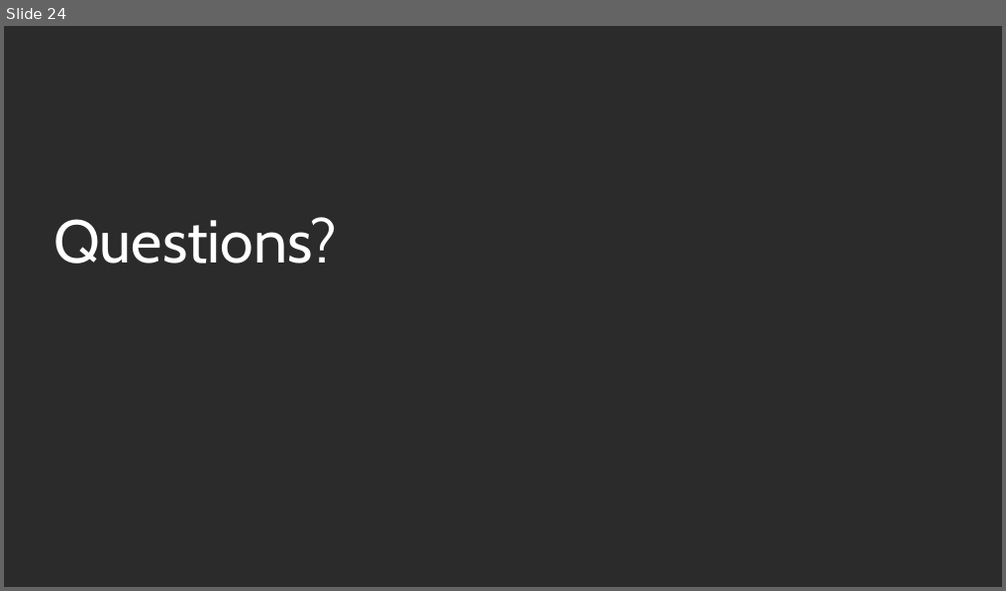
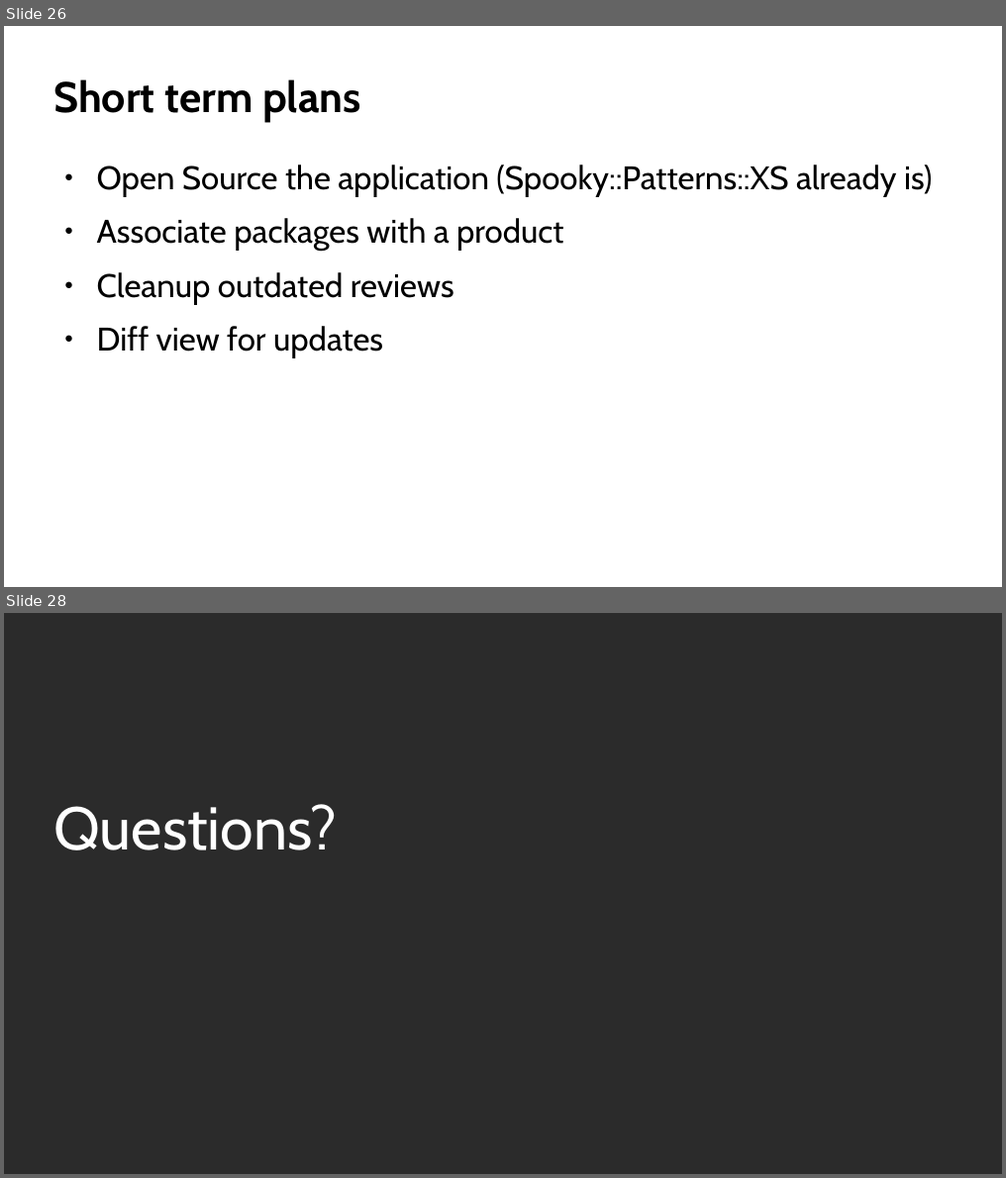
Before and after one commit to coolo/drunken-adventure, a slide deck: osc2017-2/cavil.odp. Shown one above the other, each under a label of ours: slide 24 before the commit, slides 26 and 28 after it; the slides between them are not shown. The pictures are 1006x591 and 1006x1178 pixels, drawn with LibreOffice and Linux fonts; fonts in the diff are those of the drawing; background and template pictures are left out; a plain dark background stands for a picture behind light text. Boxes give left, top, right and bottom in pixels: in the first picture for what was removed or moved away, otherwise in the second. Text is boxed around its words. In the diff, an @@ line names an element or a change of style, - is before the commit and + after.

```diff
--- a/osc2017-2/cavil.odp
+++ b/osc2017-2/cavil.odp
@@ slide 26 added at box(4, 26, 1002, 587), background #FFFFFF @@
@@ title added at box(54, 79, 361, 122), 34 pt, text #000000, bold @@
+Short term plans
@@ text added at box(97, 165, 932, 358), 26 pt, text #000000 @@
+● Open Source the application (Spooky::Patterns::XS already is)
+● Associate packages with a product
+● Cleanup outdated reviews
+● Diff view for updates
@@ what was slide 24 is now slide 28 @@
```
Also in this commit, not shown: 4 slides changed, 3 other slides added.
